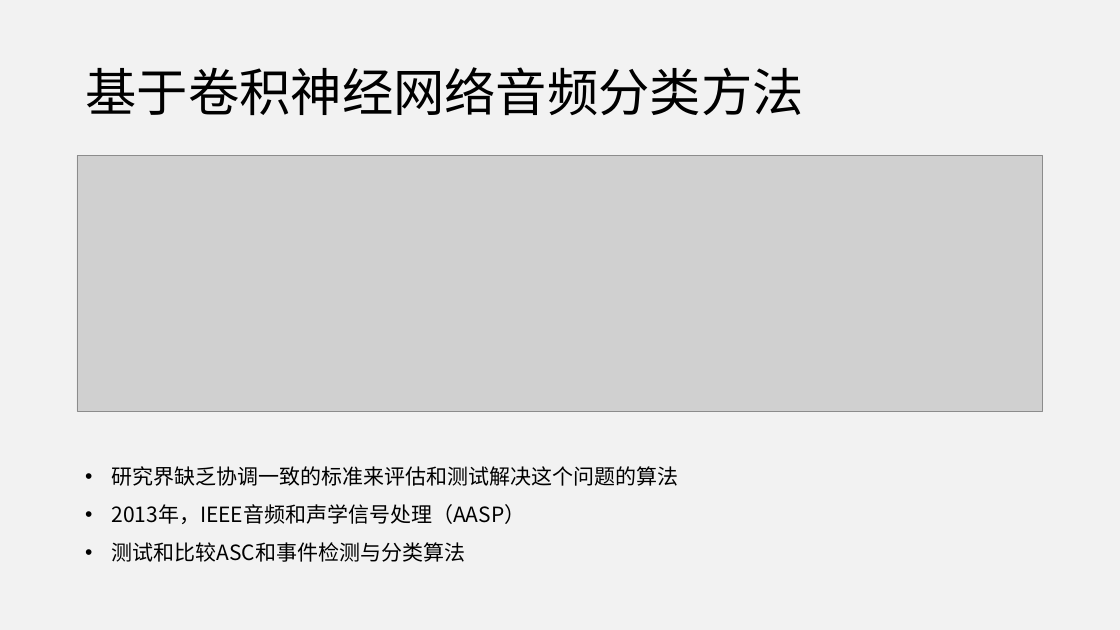
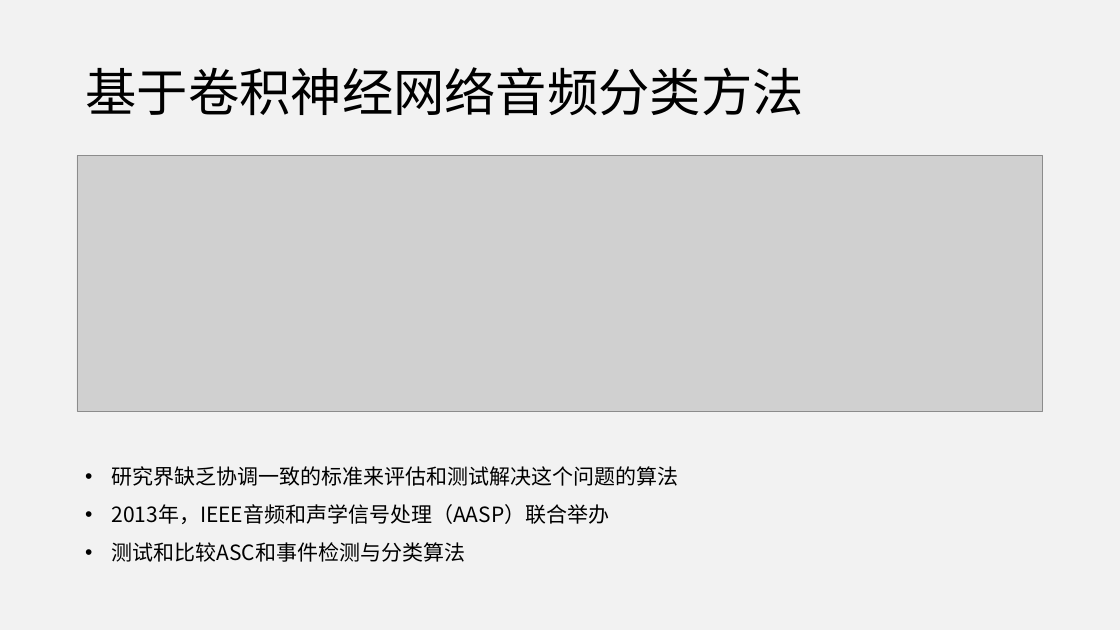
Before and after one commit to jumper3/paper, a slide deck: slide 9 of 开题报告/答辩.pptx. Drawn at 1120x630 pixels with LibreOffice and Linux fonts; fonts in the diff are those of the drawing; grey boxes stand for pictures. Boxes give left, top, right and bottom in pixels: in the first picture for what was removed or moved away, otherwise in the second. Text is boxed around its words. In the diff, an @@ line names an element or a change of style, - is before the commit and + after.

```diff
--- a/开题报告/答辩.pptx
+++ b/开题报告/答辩.pptx
@@ text at bbox=[111, 504, 609, 524]: text changed @@
-• 2013年，IEEE音频和声学信号处理（AASP）
+• 2013年，IEEE音频和声学信号处理（AASP）联合举办
```
Also in this commit, not shown: 1 other slide changed, 1 slide added, 2 other files.
